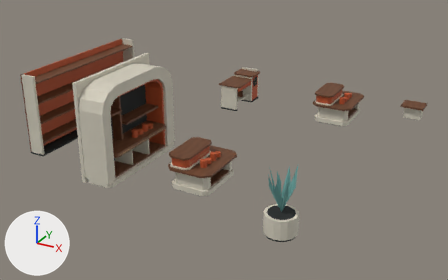
Renders of the glTF model external_packages/shopping_promenade_20261009/exports/SHOP_D09_P100_A106__fitout.glb from each side of a commit.
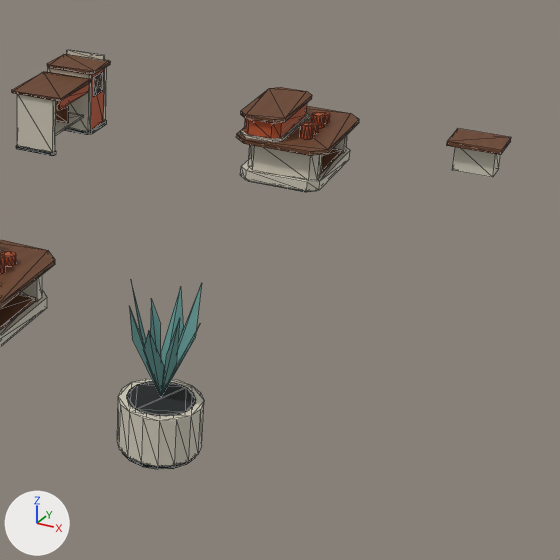
Each version appears first whole from a camera (50 mm lens) standing at (8.63, -17.03, 8.3) and looking at (-0.29, -0.82, 0.19), and next in a close-up on the part from 48% to 100% of the width and 16% to 100% of the height. Arrows for +X, +Y and +Z are at lower left; the lights stay in place. The last two pictures show the newer version. The close-ups show mesh edges as thin lines. Vertices at exactly the same position are counted once.

The older version as bpy lines, for what is in view:
```python
ob_shop_d09_p100_a106__fitout__dark_rubber = bpy.data.objects.new('SHOP_D09_P100_A106__fitout__dark_rubber', me_shop_d09_p100_a106__fitout__dark_rubber)
ob_shop_d09_p100_a106__fitout__dark_rubber.location = (0.0, 0.0, 0.0)
ob_shop_d09_p100_a106__fitout__ivory_enamel = bpy.data.objects.new('SHOP_D09_P100_A106__fitout__ivory_enamel', me_shop_d09_p100_a106__fitout__ivory_enamel)
ob_shop_d09_p100_a106__fitout__ivory_enamel.location = (0.0, 0.0, 0.0)
ob_shop_d09_p100_a106__fitout__quiet_teal = bpy.data.objects.new('SHOP_D09_P100_A106__fitout__quiet_teal', me_shop_d09_p100_a106__fitout__quiet_teal)
ob_shop_d09_p100_a106__fitout__quiet_teal.location = (0.0, 0.0, 0.0)
ob_shop_d09_p100_a106__fitout__retail_terracotta_enamel = bpy.data.objects.new('SHOP_D09_P100_A106__fitout__retail_terracotta_enamel', me_shop_d09_p100_a106__fitout__retail_terracotta_enamel)
ob_shop_d09_p100_a106__fitout__retail_terracotta_enamel.location = (0.0, 0.0, 0.0)
# also in view: 'SHOP_D09_P100_A106__fitout__warm_walnut' at (-0.2, 0.17, 1.32)
```
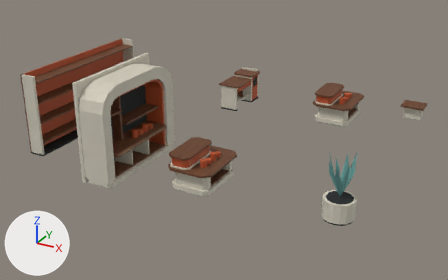
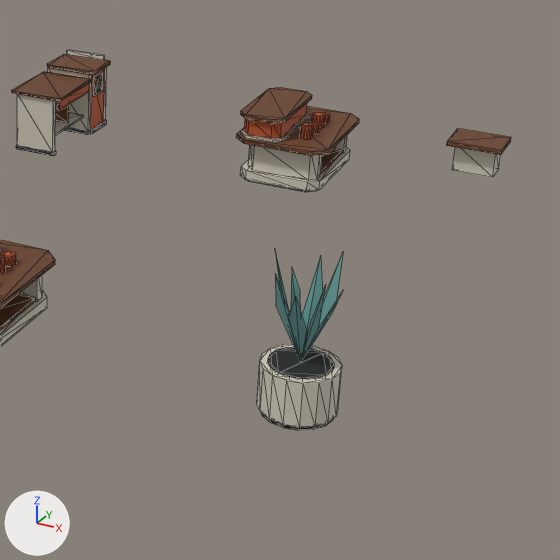
Location of each change, (x1, y1, x2, y2) in pixels of the close-ups (560 x 560 px; the box of a moved part takes in the faces that stretch with it):
'SHOP_D09_P100_A106__fitout__ivory_enamel', reshaped: before (0, 50, 501, 466); after (0, 50, 501, 427)
'SHOP_D09_P100_A106__fitout__quiet_teal', moved: before (129, 282, 202, 397); after (275, 251, 343, 361)
'SHOP_D09_P100_A106__fitout__dark_rubber', reshaped (7% wider, 10% shorter): before (16, 72, 313, 469); after (16, 72, 334, 430)
part 1 of me_shop_d09_p100_a106__fitout__dark_rubber, moved or reshaped (mostly hidden): before (122, 452, 196, 469); after (261, 413, 333, 430)
part 2 of me_shop_d09_p100_a106__fitout__dark_rubber, moved or reshaped: before (127, 381, 196, 416); after (268, 347, 334, 379)
part 3 of me_shop_d09_p100_a106__fitout__ivory_enamel, moved or reshaped: before (117, 378, 204, 466); after (257, 344, 342, 427)

The change, as a diff of the scene's bpy script:
```diff
--- a/external_packages/shopping_promenade_20261009/exports/SHOP_D09_P100_A106__fitout.glb.py
+++ b/external_packages/shopping_promenade_20261009/exports/SHOP_D09_P100_A106__fitout.glb.py
@@ me_shop_d09_p100_a106__fitout__dark_rubber @@
 # used by ob_shop_d09_p100_a106__fitout__dark_rubber; location = (0.0, 0.0, 0.0)
-me_shop_d09_p100_a106__fitout__dark_rubber.from_pydata(...)  # 260 vertices, 448 faces; spans x -5.35..3.9, y -5.2..4.21, z 0.0..2.49
+me_shop_d09_p100_a106__fitout__dark_rubber.from_pydata(...)  # 260 vertices, 448 faces; spans x -5.35..4.9, y -5.0..4.21, z 0.0..2.49
+# me_shop_d09_p100_a106__fitout__dark_rubber part 1: the loose piece of 32 vertices spanning x 3.1..3.9, y -5.2..-4.4, z 0.0..0.06 is moved by (1.0, 1.4, 0.0)
+# me_shop_d09_p100_a106__fitout__dark_rubber part 2: the loose piece of 32 vertices spanning x 3.15..3.85, y -5.15..-4.45, z 0.56..0.6 is moved by (1.0, 1.4, 0.0)
 me_shop_d09_p100_a106__fitout__dark_rubber.materials.append(mat_astraea_dark_rubber)
@@ me_shop_d09_p100_a106__fitout__ivory_enamel @@
 # used by ob_shop_d09_p100_a106__fitout__ivory_enamel; location = (0.0, 0.0, 0.0)
-me_shop_d09_p100_a106__fitout__ivory_enamel.from_pydata(...)  # 372 vertices, 674 faces; spans x -5.35..4.8, y -5.24..4.9, z 0.0..3.0
+me_shop_d09_p100_a106__fitout__ivory_enamel.from_pydata(...)  # 372 vertices, 674 faces; spans x -5.35..4.93, y -5.05..4.9, z 0.0..3.0
+# me_shop_d09_p100_a106__fitout__ivory_enamel part 3: the loose piece of 32 vertices spanning x 3.07..3.93, y -5.24..-4.36, z 0.06..0.59 is moved by (1.0, 1.4, 0.0)
 me_shop_d09_p100_a106__fitout__ivory_enamel.materials.append(mat_astraea_ivory_enamel)
@@ me_shop_d09_p100_a106__fitout__quiet_teal @@
 # used by ob_shop_d09_p100_a106__fitout__quiet_teal; location = (0.0, 0.0, 0.0)
-me_shop_d09_p100_a106__fitout__quiet_teal.from_pydata(...)  # 25 vertices, 16 faces; spans x 3.12..3.88, y -5.18..-4.42, z 0.6..1.85
+me_shop_d09_p100_a106__fitout__quiet_teal.from_pydata(...)  # 25 vertices, 16 faces; spans x 4.12..4.88, y -3.78..-3.02, z 0.6..1.85
+# me_shop_d09_p100_a106__fitout__quiet_teal part 4: the whole mesh is moved by (1.0, 1.4, 0.0)
 me_shop_d09_p100_a106__fitout__quiet_teal.materials.append(mat_quiet_teal)
```
